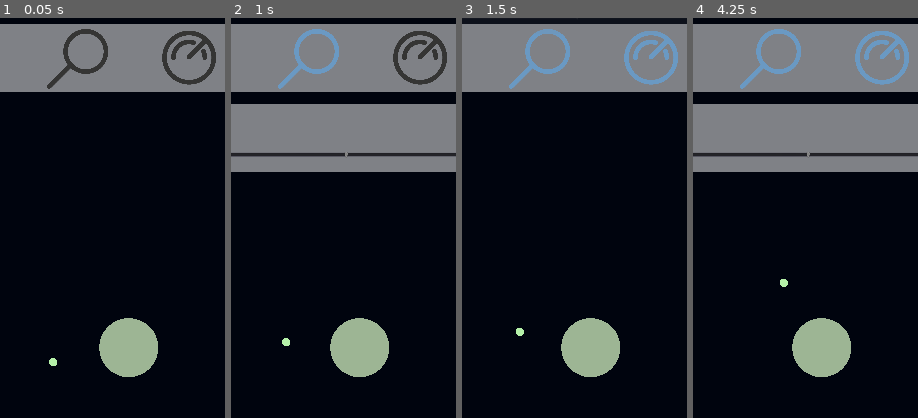
Above: before the commit, frames 1-4 (left to right).
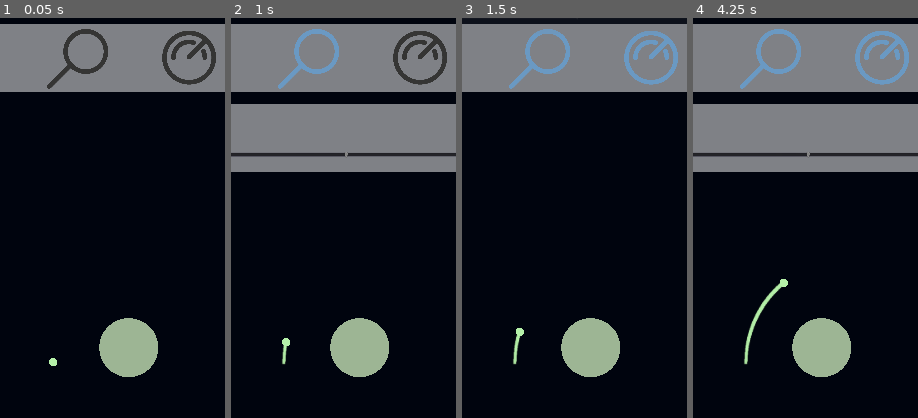
Above: after the commit, the same moments.

Repository: BitTim/Gravisim
Game: Godot game, scene res://Scenes/Main.tscn
Same seed, same stepped clock (60 frames per second), same inputs: the game is played once before the commit and once after it.
Inputs (mouse positions are % of the whole screen's width and height, from its top left):
- Up to frame 1 (0.05 s): no input
- Up to frame 2 (1 s): click (38, 5) at 0.5 s
- Up to frame 3 (1.5 s): click (62, 5) at 1.25 s
- Up to frame 4 (4.25 s): click (16, 91) at 2 s; click (84, 91) at 2.75 s; click (95, 17) at 3.5 s
The pictures show only the part of the screen within x 20-70%, y 0-50%; the shares and areas given below are measured in that part.

Frame 1 is identical in both runs. In frame 2, less than 0.1% of the frame differs, in the area x 22-25%, y 81-87%; in frame 3, 0.1%; in frame 4, 0.5%, in the area x 22-40%, y 66-87%.

Commit message:
Better Trails + fixed Folder name

Diff:
--- a/REsources/BlurMaterial.tres
+++ b/Resources/BlurMaterial.tres
@@ -10,6 +10,7 @@
 	vec4 b = textureLod(SCREEN_TEXTURE, SCREEN_UV, blur_amount);
 	COLOR = (bgColor * 0.5f) + (b * 0.5f);
 }"
+custom_defines = ""
 
 [resource]
 shader = SubResource( 1 )
--- a/Scenes/Main.tscn
+++ b/Scenes/Main.tscn
@@ -22,6 +22,13 @@
 "_edit_use_anchors_": false
 }
 
+[node name="TextureRect" type="TextureRect" parent="."]
+anchor_right = 1.0
+anchor_bottom = 1.0
+__meta__ = {
+"_edit_use_anchors_": false
+}
+
 [node name="Objects" type="Node2D" parent="."]
 
 [node name="Object" parent="Objects" instance=ExtResource( 2 )]
--- a/Scripts/Main.gd
+++ b/Scripts/Main.gd
@@ -7,6 +7,9 @@
 extends Control
 
 export (int) var numObjects
+
+var trails = Image.new()
+var trailsTexture = ImageTexture.new()
 
 var objs = null
 var rng = RandomNumberGenerator.new()
@@ -18,6 +21,12 @@
 onready var res = Vector2(1080, 1920)
 
 func _ready():
+	trails.create(1080, 1920, false, Image.FORMAT_RGBA8)
+	trails.lock()
+
+	trailsTexture.create_from_image(trails)
+	$TextureRect.texture = trailsTexture
+
 	rng.randomize()
 
 	#for _i in range(0, numObjects):
@@ -41,8 +50,18 @@
 	self.speedMod = speedMod
 
 	objs = $Objects.get_children()
-	for o in objs: o.vel *= speedMod
+	for o in objs: o.vel *= sqrt(speedMod)
 
 func _physics_process(delta):
 	objs = $Objects.get_children()
-	for o in objs: o.applyGravity(objs, speedMod, delta)
+	for o in objs:
+		o.applyGravity(objs, speedMod, delta)
+		drawRect(trails, o.position, Vector2(8, 8), o.col)
+		#trails.set_pixelv(o.position, o.col)
+
+	trailsTexture.set_data(trails)
+
+func drawRect(img : Image, pos : Vector2, size : Vector2, col : Color):
+	for x in range(pos.x - size.x / 2, pos.x + size.x / 2):
+		for y in range(pos.y - size.y / 2, pos.y + size.y / 2):
+			img.set_pixel(x, y, col)
Renamed: REsources/Theme.tres -> Resources/Theme.tres
